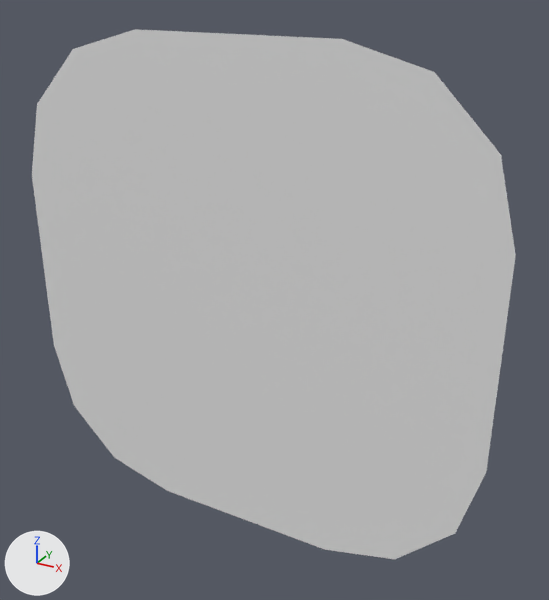
Renders of the Blender file data/geom/blend/round_box.blend from each side of a commit.
One viewpoint serves both versions: a 50 mm lens placed at (0.704, -1.131, 0.603), pointed at (0.059, 0.041, 0.017). The axes (+X, +Y, +Z) are drawn at lower left. The lights are the same throughout.

Before the edit, the objects in view are built like this:
```python
me_plane = bpy.data.meshes.new('Plane')
me_plane.from_pydata([(-0.5, -0.5, 0.0), (0.5, -0.5, 0.0), (-0.5, 0.5, 0.0), (0.5, 0.5, 0.0)], [], [(0, 1, 3, 2)])
ob_plane = bpy.data.objects.new('Plane', me_plane)
ob_plane.location = (0.0, 0.0, 0.0)
ob_plane.rotation_euler = (1.571, 0.0, 0.0)  # degrees (90, 0, 0)
_m = ob_plane.modifiers.new('Bevel', 'BEVEL')
_m.width = 0.3
_m.width_pct = 0.3
_m.segments = 3
_m.affect = 'VERTICES'
_m.limit_method = 'NONE'
```
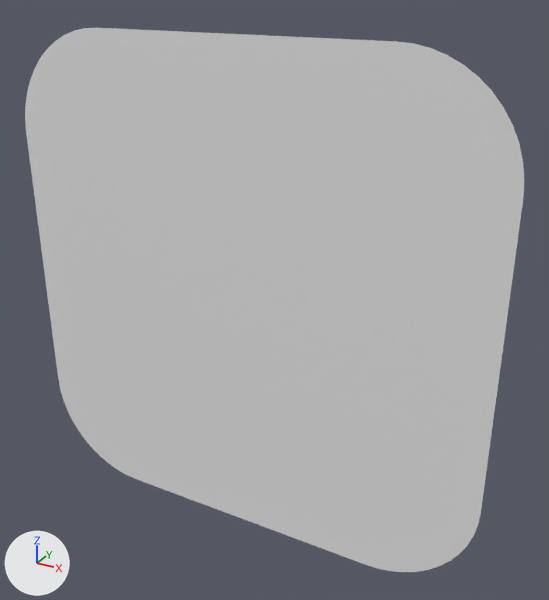
What differs and where, as boxes [x1, y1, x2, y2] in the pictures (549 x 600 px):
```json
{"object": "Plane", "change": "modifiers changed", "before": [32, 29, 516, 559], "after": [25, 28, 524, 572]}
```

Edits to the scene script, one JSON object a line:
```json
{"block": "ob_plane", "where": "_m = ob_plane.modifiers.new('Bevel', 'BEVEL')"}
{"op": "set", "path": "_m.segments", "old": "3", "new": "13"}
{"block": "ob_plane", "where": "_m = ob_plane.modifiers.new('Bevel', 'BEVEL')"}
{"op": "set", "path": "_m.limit_method", "old": "'NONE'", "new": "'VGROUP'"}
{"op": "add", "block": "ob_plane", "code": "_m.offset_type = 'WIDTH'"}
```
